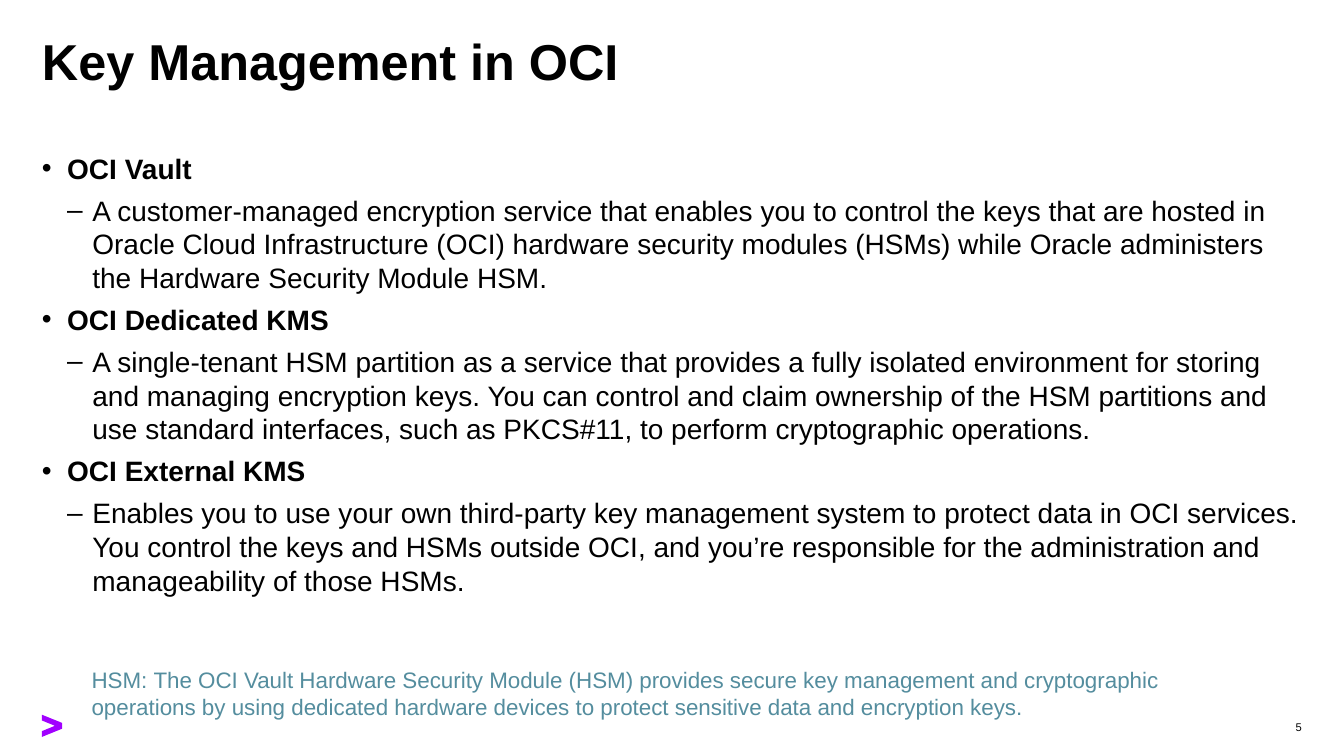
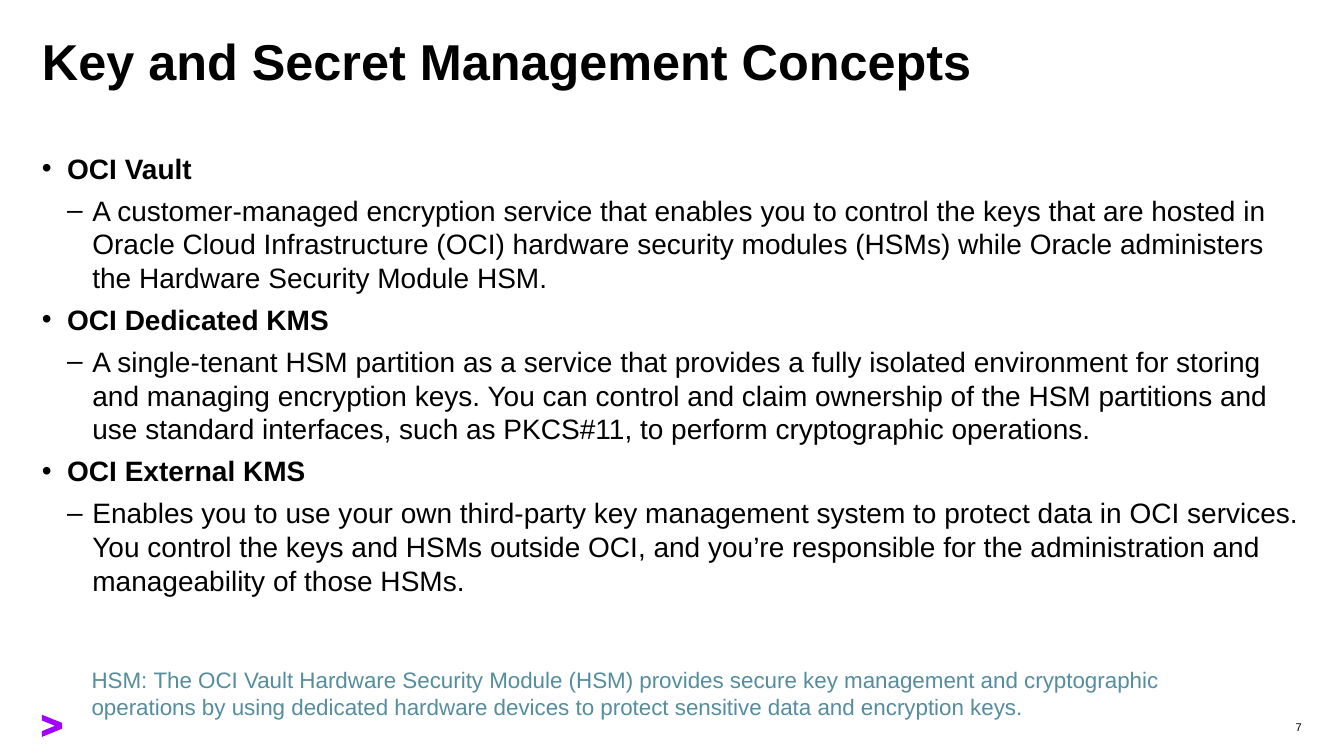
Before and after one commit to oehrlis/oci-sec-ws, a slide deck: slide 7 of ppt/04_Others.pptx (slide 5 before the commit). Drawn at 1344x756 pixels with LibreOffice and Linux fonts; fonts in the diff are those of the drawing. Boxes give left, top, right and bottom in pixels: in the first picture for what was removed or moved away, otherwise in the second. Text is boxed around its words. In the diff, an @@ line names an element or a change of style, - is before the commit and + after.

```diff
--- a/ppt/04_Others.pptx
+++ b/ppt/04_Others.pptx
@@ title at bbox=[42, 43, 971, 90]: text changed @@
-Key Management in OCI
+Key and Secret Management Concepts
@@ page number at bbox=[1296, 723, 1302, 731]: text changed @@
-5
+7
```
Also in this commit, not shown: 3 other slides changed, 3 slides added, 11 other files.
